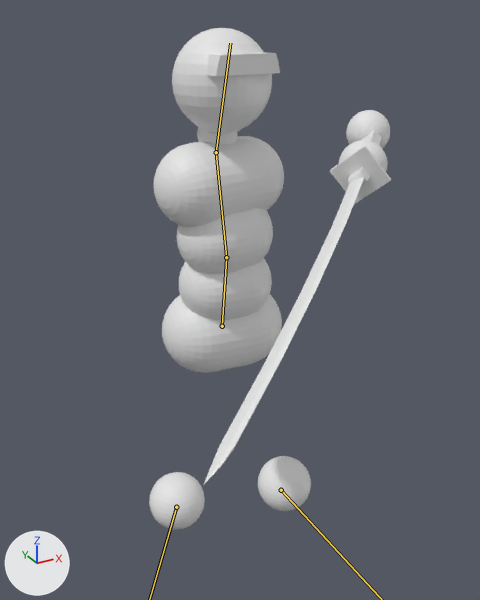
The glTF model assets/models/simple_combat_char.glb, before and after one commit.
Before and after are seen from a camera (50 mm lens) standing at (-1.33, -1.6, 1.71) and looking at (-0.51, -0.1, 0.96). Arrows for +X, +Y and +Z are at lower left; the lights stay in place. The picture after the commit comes second. Both versions are drawn at frame 4 of the action 'Hold_guard_walking_east'; the numbers are the values there. The bones that change are drawn over the model as lines.

The first picture shows 'Body', 'Sword'.
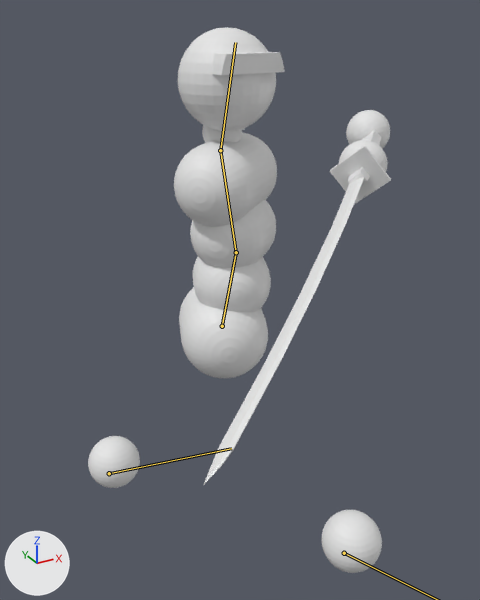
Where the change shows, as pixel boxes [x1, y1, x2, y2] in the pictures (480 x 600 px):
'Body', posed (25% wider, 9% taller): before [149, 28, 390, 530]; after [88, 27, 390, 573]
bone 'Lower back', root to tip: before (222, 326) to (226, 257); after (222, 326) to (236, 252)
bone 'Upper back', root to tip: before (226, 257) to (216, 152); after (236, 252) to (220, 150)
bone 'Head', root to tip: before (216, 152) to (230, 43); after (220, 150) to (235, 42)

Patch to the scene script:
```diff
--- a/assets/models/simple_combat_char.glb.py
+++ b/assets/models/simple_combat_char.glb.py
@@ bone_lower_back @@
 bone_lower_back = bpy.data.objects['Armature'].pose.bones['Lower back']  # child of 'Root bone'
-bone_lower_back.rotation_quaternion = (-0.998, 0.041, 0.055, 0.008)  # degrees (-5, -6, -1)
+bone_lower_back.rotation_quaternion = (-0.825, 0.034, -0.558, -0.078)  # degrees (5, 68, 14)
@@ bone_upper_back @@
 bone_upper_back = bpy.data.objects['Armature'].pose.bones['Upper back']  # child of 'Lower back'
-bone_upper_back.rotation_quaternion = (0.988, 0.048, 0.143, -0.014)  # degrees (5, 17, -1)
+bone_upper_back.rotation_quaternion = (0.968, 0.047, -0.244, 0.027)  # degrees (5, -28, 2)
@@ bone_head @@
 bone_head = bpy.data.objects['Armature'].pose.bones['Head']  # child of 'Upper back'
-bone_head.rotation_quaternion = (0.997, 0.0, -0.076, -0.023)  # degrees (0, -9, -3)
+bone_head.rotation_quaternion = (0.942, 0.0, -0.321, -0.095)  # degrees (4, -37, -13)
@@ bone_foot_l @@
 bone_foot_l = bpy.data.objects['Armature'].pose.bones['Foot.L']  # child of 'Root bone'
-bone_foot_l.location = (0.007, -0.004, 0.15)
-bone_foot_l.rotation_quaternion = (0.999, -0.042, 0.019, 0.003)  # degrees (-5, 2, 0)
+bone_foot_l.location = (-0.246, -0.532, -0.175)
+bone_foot_l.rotation_quaternion = (0.692, 0.659, -0.292, -0.039)  # degrees (92, -21, -28)
@@ bone_foot_r @@
 bone_foot_r = bpy.data.objects['Armature'].pose.bones['Foot.R']  # child of 'Root bone'
-bone_foot_r.location = (0.063, -0.149, 0.045)
-bone_foot_r.rotation_quaternion = (0.986, 0.155, 0.068, 0.009)  # degrees (18, 8, 2)
+bone_foot_r.location = (-0.02, 0.114, -0.509)
+bone_foot_r.rotation_quaternion = (0.81, -0.536, -0.237, -0.032)  # degrees (-70, -25, 13)
```
